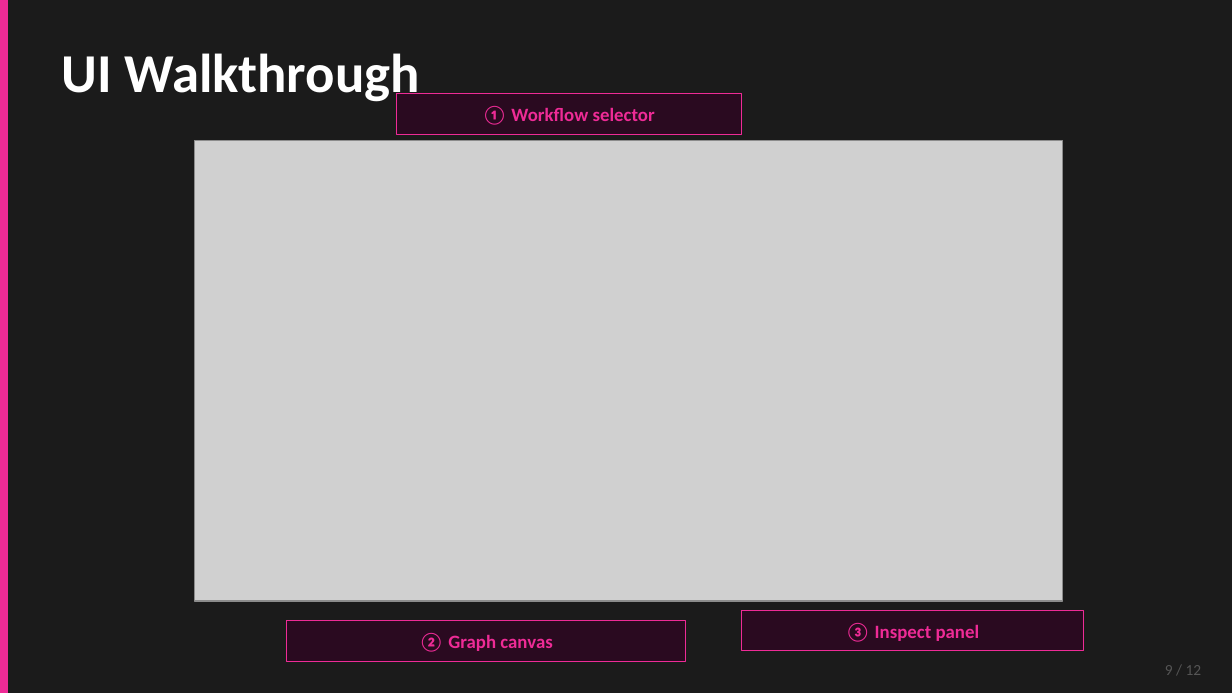
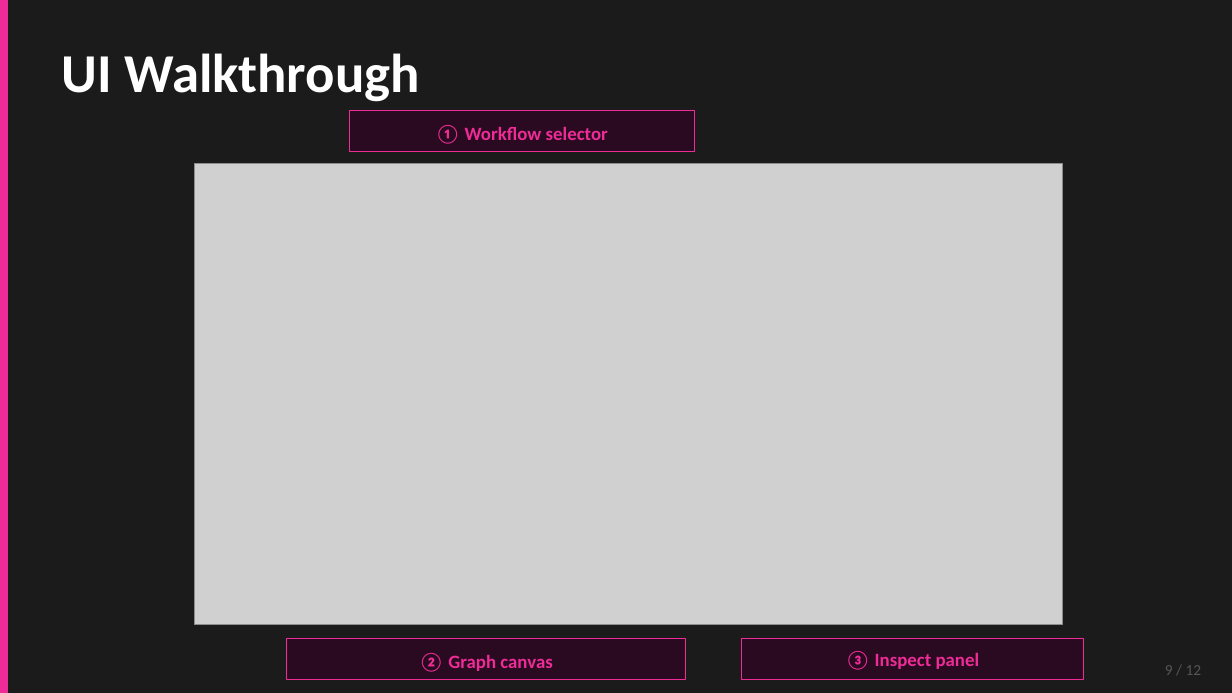
Before and after one commit to hieunguyen7337/AI_Agent_Local_Workflow_PLatform, a slide deck: slide 9 of presentation_deck_v4.pptx. Drawn at 1232x693 pixels with LibreOffice and Linux fonts; fonts in the diff are those of the drawing; grey boxes stand for pictures. Boxes give left, top, right and bottom in pixels: in the first picture for what was removed or moved away, otherwise in the second. Text is boxed around its words. In the diff, an @@ line names an element or a change of style, - is before the commit and + after.

```diff
--- a/presentation_deck_v4.pptx
+++ b/presentation_deck_v4.pptx
@@ text "① Workflow selector": place and size @@
-text "① Workflow selector" at <box>482,106,655,125</box>
+text "① Workflow selector" at <box>435,125,608,144</box>
@@ rectangle: place and size @@
-rectangle at <box>397,94,742,134</box>
+rectangle at <box>350,111,695,152</box>
@@ picture: place and size @@
-picture at <box>195,140,1063,601</box>
+picture at <box>195,164,1063,625</box>
@@ text "② Graph canvas": place and size @@
-text "② Graph canvas" at <box>419,633,552,652</box>
+text "② Graph canvas" at <box>419,653,552,672</box>
@@ rectangle: place and size @@
-rectangle at <box>287,621,686,662</box>
+rectangle at <box>287,638,686,679</box>
@@ text "③ Inspect panel": place and size @@
-text "③ Inspect panel" at <box>845,623,980,642</box>
+text "③ Inspect panel" at <box>845,651,980,670</box>
@@ rectangle: place and size @@
-rectangle at <box>742,610,1084,650</box>
+rectangle at <box>742,638,1084,679</box>
```
Also in this commit, not shown: 3 other slides changed, 7 other files.
